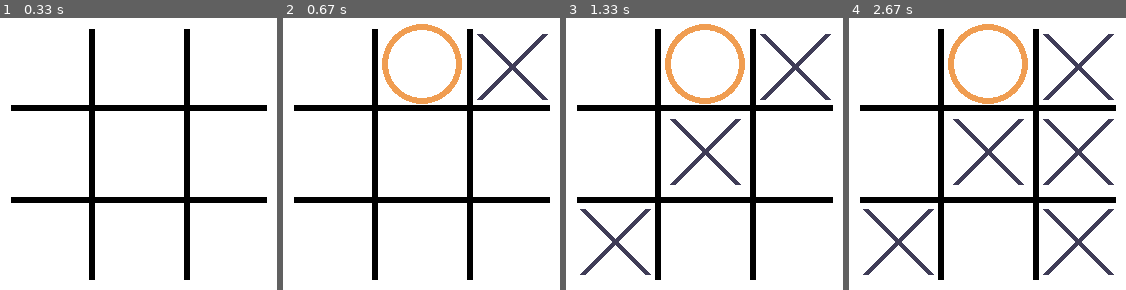
Above: before the commit, frames 1-4 (left to right).
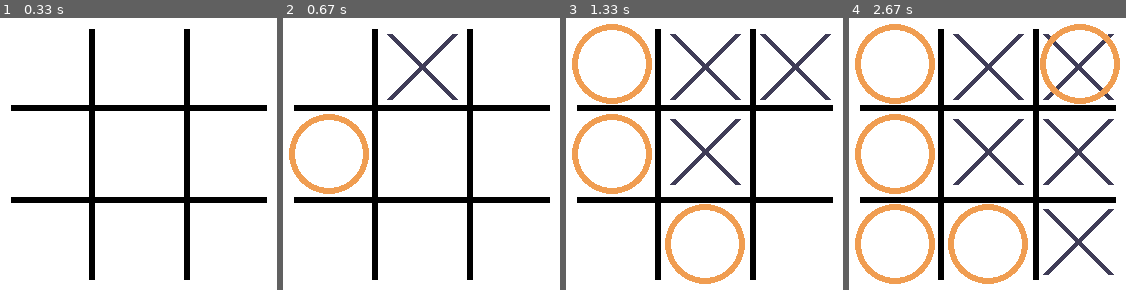
Above: after the commit, the same moments.

Repository: Kadrizzle/Pygame-TicTacToe
Game: pygame game, started from tictactoe_pygame.py
The game is run twice, just before and just after one commit, with the same random seed, the same clock (stepped at 60 frames per second) and the same inputs.
Inputs (mouse positions are in pixels of both pictures, inside the frame that each line leads up to):
- Up to frame 1 (0.33 s): no input
- Up to frame 2 (0.67 s): press the mouse at (507, 64) at 0.37 s; move the mouse to (451, 47) at 0.47 s; release the mouse at (399, 31) at 0.6 s
- Up to frame 3 (1.33 s): click (746, 186) at 0.73 s; press the mouse at (613, 241) at 1.03 s; move the mouse to (693, 164) at 1.13 s; release the mouse at (773, 88) at 1.27 s
- Up to frame 4 (2.67 s): click (1073, 151) at 1.9 s; click (1073, 241) at 2.23 s

Frame 1 is identical in both runs. In frame 2, 5.6% of the frame differs, in the area x 2-96%, y 2-65%; in frame 3, 9.2%; in frame 4, 13%, in the area x 2-98%, y 2-98%.

Commit message:
Done, but needs polishing

Diff:
--- a/tictactoe_pygame.py
+++ b/tictactoe_pygame.py
@@ -17,8 +17,13 @@
 screen_y = 450
 screen = pygame.display.set_mode((screen_x, screen_y))
 clock = pygame.time.Clock()
+pygame.font.init()
+font = pygame.font.SysFont('Comic Sans MS', 30)
+player_win_text = font.render("You have won!", False, (0,0,0))
+computer_win_text = font.render("The computer has won!", False, (0,0,0))
+tie_game_text = font.render("It's a tie!", False, (0,0,0))
 running = True
-turn = "X"
+winner = None
 first_move = True
 spots_array = []
 first_slot = pygame.draw.rect(screen, (255,255,255), (100, 99, 74, 74))
@@ -32,8 +37,7 @@
 ninth_slot = pygame.draw.rect(screen, (255,255,255), (275, 274, 74, 74))
 open_spots = [0, 0, 0, 0, 0, 0, 0, 0, 0]
 player_spots = [0, 0, 0, 0, 0, 0, 0, 0, 0]
-#Circle coordinates is necessary so I'll be able to have a method for the computer to play instead of manually writing down every move for the computer
-#This will make more sense later when you actually go to type the method for the computer
+computer_spots = [0, 0, 0, 0, 0, 0, 0, 0, 0]
 circle_coordinates = [(135,135) , (228,135) , (320,135) , (135,225) , (228,225) , (320,225) , (135,315)  ,(228,315) , (320,315)]
 
 
@@ -56,37 +60,195 @@
 
 
 #For the first move for the computer I'm gonna do a random value depending on the position that the player chooses
-def computer_play(open_spots, first_move):
+def computer_play(open_spots, first_move, player_spots):
     if first_move == True:
         for x in open_spots:
             rand_number = random.randint(0,8)
             if open_spots[rand_number] != 1:
                 pygame.draw.circle(screen, pygame.Color(240,157,81), circle_coordinates[rand_number], (40), width = 6)
                 open_spots[rand_number] = 1
+                computer_spots[rand_number] = 1
                 break
-    else:
-        first_number = 0
-        second_number = 1
-        for x in player_spots:
-            if player_spots[first_number] == 1 and player_spots[second_number] == 1:
-                pygame.draw.circle(screen, pygame.Color(240,157,81), circle_coordinates[second_number + 1], (40), width = 6)
-                open_spots[second_number + 1] = 1
-                if x == 2:
-                    first_number = 0
-                    second_number = 0
-                first_number += 3 #0 = 3,4... 1 = 6,7... 2 = 9,10
-                second_number += 3
-                if x == 2:
-                    first_number = 1
-                    second_number = 2
-                    if player_spots[first_number] == 1 and player_spots[second_number] == 1:
-                        pygame.draw.circle(screen, pygame.Color(240,157,81), circle_coordinates[first_number - 1], (40), width = 6)
-                        open_spots[first_number - 1] = 1
-                        first_number += 3
-                        second_number += 3
-                        if x == 5:
-                            break
-
+
+    if player_spots[0] == 1 and player_spots[1] == 1 and open_spots[2] == 0:
+        pygame.draw.circle(screen, pygame.Color(240,157,81), circle_coordinates[2], (40), width = 6)
+        computer_spots[2] = 1
+        open_spots[2] = 1
+
+    elif player_spots[3] == 1 and player_spots[4] == 1 and open_spots[5] == 0:
+        pygame.draw.circle(screen, pygame.Color(240,157,81), circle_coordinates[5], (40), width = 6)
+        computer_spots[5] = 1
+        open_spots[5] = 1
+
+    elif player_spots[6] == 1 and player_spots[7] == 1 and open_spots[8] == 0:
+        pygame.draw.circle(screen, pygame.Color(240,157,81), circle_coordinates[8], (40), width = 6)
+        computer_spots[8] = 1
+        open_spots[8] = 1
+
+    elif player_spots[2] == 1 and player_spots[1] == 1 and open_spots[0] == 0:
+        pygame.draw.circle(screen, pygame.Color(240,157,81), circle_coordinates[0], (40), width = 6)
+        computer_spots[0] = 1
+        open_spots[0] = 1
+
+    elif player_spots[5] == 1 and player_spots[4] == 1 and open_spots[3] == 0:
+        pygame.draw.circle(screen, pygame.Color(240,157,81), circle_coordinates[3], (40), width = 6)
+        computer_spots[3] = 1
+        open_spots[3] = 1
+
+    elif player_spots[8] == 1 and player_spots[7] == 1 and open_spots[6] == 0:
+        pygame.draw.circle(screen, pygame.Color(240,157,81), circle_coordinates[6], (40), width = 6)
+        computer_spots[6] = 1
+        open_spots[6] = 1
+
+    elif player_spots[0] == 1 and player_spots[3] == 1 and open_spots[6] == 0:
+        pygame.draw.circle(screen, pygame.Color(240,157,81), circle_coordinates[6], (40), width = 6)
+        computer_spots[6] = 1
+        open_spots[6] = 1
+
+    elif player_spots[1] == 1 and player_spots[4] == 1 and open_spots[7] == 0:
+        pygame.draw.circle(screen, pygame.Color(240,157,81), circle_coordinates[7], (40), width = 6)
+        computer_spots[7] = 1
+        open_spots[7] = 1
+
+    elif player_spots[2] == 1 and player_spots[5] == 1 and open_spots[8] == 0:
+        pygame.draw.circle(screen, pygame.Color(240,157,81), circle_coordinates[2], (40), width = 6)
+        computer_spots[2] = 1
+        open_spots[2] = 1
+
+    elif player_spots[6] == 1 and player_spots[3] == 1 and open_spots[0] == 0:
+        pygame.draw.circle(screen, pygame.Color(240,157,81), circle_coordinates[0], (40), width = 6)
+        computer_spots[0] = 1
+        open_spots[0] = 1
+
+    elif player_spots[7] == 1 and player_spots[4] == 1 and open_spots[1] == 0:
+        pygame.draw.circle(screen, pygame.Color(240,157,81), circle_coordinates[1], (40), width = 6)
+        computer_spots[1] = 1
+        open_spots[1] = 1
+
+    elif player_spots[8] == 1 and player_spots[5] == 1 and open_spots[2] == 0:
+        pygame.draw.circle(screen, pygame.Color(240,157,81), circle_coordinates[2], (40), width = 6)
+        computer_spots[2] = 1
+        open_spots[2] = 1
+
+    elif player_spots[0] == 1 and player_spots[4] == 1 and open_spots[8] == 0:
+        pygame.draw.circle(screen, pygame.Color(240,157,81), circle_coordinates[8], (40), width = 6)
+        computer_spots[8] = 1
+        open_spots[8] = 1
+
+    elif player_spots[8] == 1 and player_spots[4] == 1 and open_spots[0] == 0:
+        pygame.draw.circle(screen, pygame.Color(240,157,81), circle_coordinates[0], (40), width = 6)
+        computer_spots[0] = 1
+        open_spots[0] = 1
+
+    elif player_spots[2] == 1 and player_spots[4] == 1 and open_spots[6] == 0:
+        pygame.draw.circle(screen, pygame.Color(240,157,81), circle_coordinates[6], (40), width = 6)
+        computer_spots[6] = 1
+        open_spots[6] = 1
+
+    elif player_spots[6] == 1 and player_spots[4] == 1 and open_spots[2] == 0:
+        pygame.draw.circle(screen, pygame.Color(240,157,81), circle_coordinates[2], (40), width = 6)
+        computer_spots[2] = 1
+        open_spots[2] = 1
+
+    # for n in open_spots:
+    #     if open_spots[n] == 1:
+    #         spots_played += spots_played
+
+    # if spots_played == 4:
+    #     for x in range(10):
+    #         rand_number = random.randint(0,8)
+    #         if open_spots[rand_number] != 1:
+    #             pygame.draw.circle(screen, pygame.Color(240,157,81), circle_coordinates[rand_number], (40), width = 6)
+    #             open_spots[rand_number] = 1
+    #             break
+
+    # first_number = 0
+    # second_number = 1
+
+    # for j in range(3): #This loop checks for row wins on left
+    #     if player_spots[first_number] == 1 and player_spots[second_number] == 1 and open_spots[second_number + 1] == 0:
+    #         pygame.draw.circle(screen, pygame.Color(240,157,81), circle_coordinates[second_number + 1], (40), width = 6)
+    #         open_spots[second_number + 1] = 1
+    #         if j == 2:
+    #             first_number = 0
+    #             second_number = 0
+    #         first_number += 3 #0 = 3,4... 1 = 6,7... 2 = 9,10
+    #         second_number += 3
+    # for i in range(3):
+    #     first_number = 1
+    #     second_number = 2
+    #     if player_spots[first_number] == 1 and player_spots[second_number] == 1 and open_spots[first_number - 1] == 0:
+    #         pygame.draw.circle(screen, pygame.Color(240,157,81), circle_coordinates[first_number - 1], (40), width = 6)
+    #         open_spots[first_number - 1] = 1
+
+    #         first_number += 3
+    #         second_number += 3
+            #elif x == 5:
+
+def check_win(winner):
+
+    if player_spots[0] == 1 and player_spots[1] == 1 and player_spots[2] == 1:
+        winner = "Player"
+
+    elif player_spots[3] == 1 and player_spots[4] == 1 and player_spots[5] == 1:
+        winner = "Player"
+
+    elif player_spots[6] == 1 and player_spots[7] == 1 and player_spots[8] == 1:
+        winner = "Player"
+
+    elif player_spots[0] == 1 and player_spots[3] == 1 and player_spots[6] == 1:
+        winner = "Player"
+
+    elif player_spots[1] == 1 and player_spots[4] == 1 and player_spots[7] == 1:
+        winner = "Player"
+
+    elif player_spots[2] == 1 and player_spots[5] == 1 and player_spots[8] == 1:
+        winner = "Player"
+
+    elif player_spots[0] == 1 and player_spots[4] == 1 and player_spots[8] == 1:
+        winner = "Player"
+
+    elif player_spots[6] == 1 and player_spots[4] == 1 and player_spots[2] == 1:
+        winner = "Player"
+
+
+    if computer_spots[0] == 1 and computer_spots[1] == 1 and computer_spots[2] == 1:
+        winner = "Computer"
+
+    elif computer_spots[3] == 1 and computer_spots[4] == 1 and computer_spots[5] == 1:
+        winner = "Computer"
+
+    elif computer_spots[6] == 1 and computer_spots[7] == 1 and computer_spots[8] == 1:
+        winner = "Computer"
+
+    elif computer_spots[0] == 1 and computer_spots[3] == 1 and computer_spots[6] == 1:
+        winner = "Computer"
+
+    elif computer_spots[1] == 1 and computer_spots[4] == 1 and computer_spots[7] == 1:
+        winner = "Computer"
+
+    elif computer_spots[2] == 1 and computer_spots[5] == 1 and computer_spots[8] == 1:
+        winner = "Computer"
+
+    elif computer_spots[0] == 1 and computer_spots[4] == 1 and computer_spots[8] == 1:
+        winner = "Computer"
+
+    elif computer_spots[6] == 1 and computer_spots[4] == 1 and computer_spots[2] == 1:
+        winner = "Computer"
+
+    return winner
+
+def full_board():
+    is_full = False
+    count = 0
+    for x in open_spots:
+        if open_spots[x] == 1:
+            count += 1
+
+    if count == 8:
+        is_full = True
+
+    return is_full
 
 
 pygame.init()
@@ -101,84 +263,105 @@
             running = False
 
 
-    if get_mouse_click() == True:
-        mouse_x, mouse_y = pygame.mouse.get_pos()
-
-        if first_slot.collidepoint(mouse_x, mouse_y) and open_spots[0] == 0:
-            pygame.draw.line(screen, pygame.Color(64, 61, 88), (105, 105), (170, 170), width = 6)
-            pygame.draw.line(screen, pygame.Color(64,61,88), (170, 105), (105, (screen_y /2) - 55), width = 6)
-            open_spots[0] = 1
-            player_spots[0] = 1
-            computer_play(open_spots, first_move)
-            first_move = False
-
-        if second_slot.collidepoint(mouse_x, mouse_y) and open_spots[1] == 0:
-            pygame.draw.line(screen, pygame.Color(64, 61, 88), (195,105), (260, 170), width = 6)
-            pygame.draw.line(screen, pygame.Color(64,61,88), (260, 105), (195, 170), width = 6)
-            open_spots[1] = 1
-            player_spots[1] = 1
-            computer_play(open_spots, first_move)
-            first_move = False
-
-        if third_slot.collidepoint(mouse_x, mouse_y) and open_spots[2] == 0:
-            pygame.draw.line(screen, pygame.Color(64, 61, 88), (285,105), (350,170), width = 6)
-            pygame.draw.line(screen, pygame.Color(64,61,88), (285,170),(350,105), width = 6)
-            open_spots[2] = 1
-            player_spots[2] = 1
-            computer_play(open_spots, first_move)
-            first_move = False
-
-        if fourth_slot.collidepoint(mouse_x, mouse_y) and open_spots[3] == 0:
-            pygame.draw.line(screen, pygame.Color(64, 61, 88), (105,190), (170, 255), width = 6)
-            pygame.draw.line(screen, pygame.Color(64, 61, 88), (170,190), (105, 255), width = 6)
-            open_spots[3] = 1
-            player_spots[3] = 1
-            computer_play(open_spots, first_move)
-            first_move = False
-
-        if fifth_slot.collidepoint(mouse_x, mouse_y) and open_spots[4] == 0:
-            pygame.draw.line(screen, pygame.Color(64, 61, 88), (195,190), (260, 255), width = 6)
-            pygame.draw.line(screen, pygame.Color(64, 61, 88), (260,190), (195, 255), width = 6)
-            open_spots[4] = 1
-            player_spots[4] = 1
-            computer_play(open_spots, first_move)
-            first_move = False
-
-        if sixth_slot.collidepoint(mouse_x, mouse_y) and open_spots[5] == 0:
-            pygame.draw.line(screen, pygame.Color(64, 61, 88), (285,190), (350,255), width = 6)
-            pygame.draw.line(screen, pygame.Color(64,61,88), (285,255),(350,190), width = 6)
-            open_spots[5] = 1
-            player_spots[5] = 1
-            computer_play(open_spots, first_move)
-            first_move = False
-
-        if seventh_slot.collidepoint(mouse_x, mouse_y) and open_spots[6] == 0:
-            pygame.draw.line(screen, pygame.Color(64, 61, 88), (105,280), (170, 345), width = 6)
-            pygame.draw.line(screen, pygame.Color(64, 61, 88), (170,280), (105, 345), width = 6)
-            open_spots[6] = 1
-            player_spots[6] = 1
-            computer_play(open_spots, first_move)
-            first_move = False
-
-        if eigth_slot.collidepoint(mouse_x, mouse_y) and open_spots[7] == 0:
-            pygame.draw.line(screen, pygame.Color(64, 61, 88), (195,280), (260, 345), width = 6)
-            pygame.draw.line(screen, pygame.Color(64, 61, 88), (260,280), (195, 345), width = 6)
-            open_spots[7] = 1
-            player_spots[7] = 1
-            computer_play(open_spots, first_move)
-            first_move = False
-
-        if ninth_slot.collidepoint(mouse_x, mouse_y) and open_spots[8] == 0:
-            pygame.draw.line(screen, pygame.Color(64, 61, 88), (285,280), (350, 345), width = 6)
-            pygame.draw.line(screen, pygame.Color(64, 61, 88), (285,345), (350, 280), width = 6)
-            open_spots[8] = 1
-            player_spots[8] = 1
-            computer_play(open_spots, first_move)
-            first_move = False
+        if event.type == pygame.MOUSEBUTTONUP:
+            mouse_x, mouse_y = pygame.mouse.get_pos()
+
+            if first_slot.collidepoint(mouse_x, mouse_y) and open_spots[0] == 0:
+                pygame.draw.line(screen, pygame.Color(64, 61, 88), (105, 105), (170, 170), width = 6)
+                pygame.draw.line(screen, pygame.Color(64,61,88), (170, 105), (105, (screen_y /2) - 55), width = 6)
+                open_spots[0] = 1
+                player_spots[0] = 1
+                check_win(winner)
+                computer_play(open_spots, first_move, player_spots)
+                first_move = False
+
+            if second_slot.collidepoint(mouse_x, mouse_y) and open_spots[1] == 0:
+                pygame.draw.line(screen, pygame.Color(64, 61, 88), (195,105), (260, 170), width = 6)
+                pygame.draw.line(screen, pygame.Color(64,61,88), (260, 105), (195, 170), width = 6)
+                open_spots[1] = 1
+                player_spots[1] = 1
+                check_win(winner)
+                computer_play(open_spots, first_move, player_spots)
+                first_move = False
+
+            if third_slot.collidepoint(mouse_x, mouse_y) and open_spots[2] == 0:
+                pygame.draw.line(screen, pygame.Color(64, 61, 88), (285,105), (350,170), width = 6)
+                pygame.draw.line(screen, pygame.Color(64,61,88), (285,170),(350,105), width = 6)
+                open_spots[2] = 1
+                player_spots[2] = 1
+                check_win(winner)
+                computer_play(open_spots, first_move, player_spots)
+                first_move = False
+
+            if fourth_slot.collidepoint(mouse_x, mouse_y) and open_spots[3] == 0:
+                pygame.draw.line(screen, pygame.Color(64, 61, 88), (105,190), (170, 255), width = 6)
+                pygame.draw.line(screen, pygame.Color(64, 61, 88), (170,190), (105, 255), width = 6)
+                open_spots[3] = 1
+                player_spots[3] = 1
+                check_win(winner)
+                computer_play(open_spots, first_move, player_spots)
+                first_move = False
+
+            if fifth_slot.collidepoint(mouse_x, mouse_y) and open_spots[4] == 0:
+                pygame.draw.line(screen, pygame.Color(64, 61, 88), (195,190), (260, 255), width = 6)
+                pygame.draw.line(screen, pygame.Color(64, 61, 88), (260,190), (195, 255), width = 6)
+                open_spots[4] = 1
+                player_spots[4] = 1
+                check_win(winner)
+                computer_play(open_spots, first_move, player_spots)
+                first_move = False
+
+            if sixth_slot.collidepoint(mouse_x, mouse_y) and open_spots[5] == 0:
+                pygame.draw.line(screen, pygame.Color(64, 61, 88), (285,190), (350,255), width = 6)
+                pygame.draw.line(screen, pygame.Color(64,61,88), (285,255),(350,190), width = 6)
+                open_spots[5] = 1
+                player_spots[5] = 1
+                check_win(winner)
+                computer_play(open_spots, first_move, player_spots)
+                first_move = False
+
+            if seventh_slot.collidepoint(mouse_x, mouse_y) and open_spots[6] == 0:
+                pygame.draw.line(screen, pygame.Color(64, 61, 88), (105,280), (170, 345), width = 6)
+                pygame.draw.line(screen, pygame.Color(64, 61, 88), (170,280), (105, 345), width = 6)
+                open_spots[6] = 1
+                player_spots[6] = 1
+                check_win(winner)
+                computer_play(open_spots, first_move, player_spots)
+                first_move = False
+
+            if eigth_slot.collidepoint(mouse_x, mouse_y) and open_spots[7] == 0:
+                pygame.draw.line(screen, pygame.Color(64, 61, 88), (195,280), (260, 345), width = 6)
+                pygame.draw.line(screen, pygame.Color(64, 61, 88), (260,280), (195, 345), width = 6)
+                open_spots[7] = 1
+                player_spots[7] = 1
+                check_win(winner)
+                computer_play(open_spots, first_move, player_spots)
+                first_move = False
+
+            if ninth_slot.collidepoint(mouse_x, mouse_y) and open_spots[8] == 0:
+                pygame.draw.line(screen, pygame.Color(64, 61, 88), (285,280), (350, 345), width = 6)
+                pygame.draw.line(screen, pygame.Color(64, 61, 88), (285,345), (350, 280), width = 6)
+                open_spots[8] = 1
+                player_spots[8] = 1
+                check_win(winner)
+                computer_play(open_spots, first_move, player_spots)
+                first_move = False
+
+            if winner == "Player":
+                screen.blit(player_win_text, (150,0))
+
+
+            if winner == "Computer":
+                screen.blit(computer_win_text, (150,0))
+
+
+            if winner == None and full_board() == True:
+                screen.blit(tie_game_text, (150,0))
+
 
 
     pygame.display.flip()
 
-    clock.tick(60)
+    clock.tick(24)
 
 pygame.quit()
